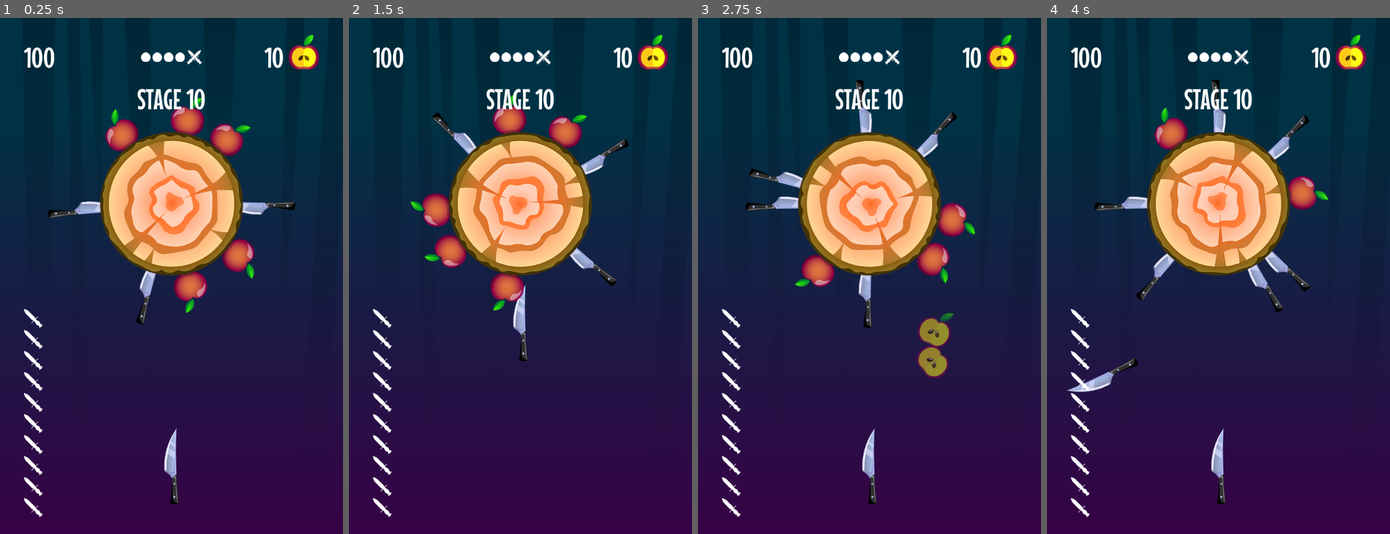
Above: before the commit, frames 1-4 (left to right).
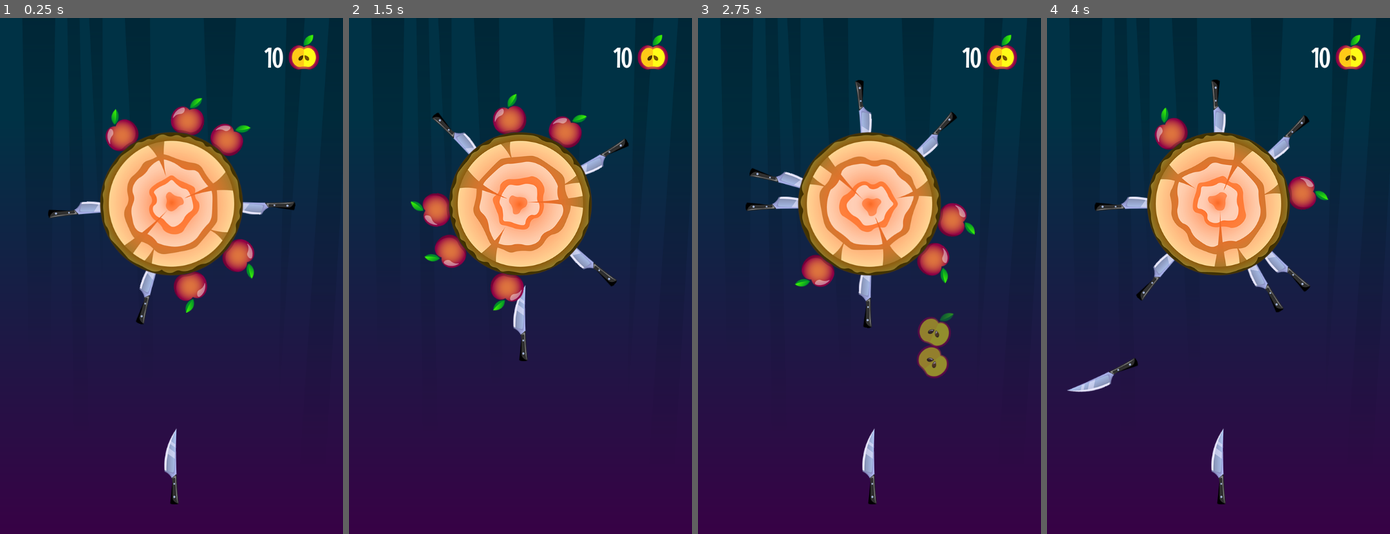
Above: after the commit, the same moments.

Repository: RillAct/Game-projects
Game: Godot game, scene res://scenes/game.tscn
Two runs of this game, one before a commit and one after it. Both use one fixed random seed, a clock stepped at 60 frames per second and the inputs below. The project has no main scene, so this scene is started directly.
Inputs (mouse positions are in pixels of both pictures, inside the frame that each line leads up to):
- Up to frame 1 (0.25 s): no input
- Up to frame 2 (1.5 s): move the mouse to (595, 250) at 0.52 s; click (595, 250) at 0.67 s; move the mouse to (451, 301) at 1.27 s; click (451, 301) at 1.42 s
- Up to frame 3 (2.75 s): move the mouse to (903, 162) at 2.02 s; click (903, 162) at 2.17 s
- Up to frame 4 (4 s): move the mouse to (1201, 379) at 2.77 s; click (1201, 379) at 2.92 s; move the mouse to (1321, 353) at 3.52 s; click (1321, 353) at 3.67 s

The runs differ from the first frame. In frame 1, 1.5% of the frame differs, in the area x 6-60%, y 5-97%; in frame 2, 1.5%; in frame 3, 1.5%; in frame 4, 1.5%.

Commit message:
added main theme

Diff:
--- a/elements/ui/hud/hud.tscn
+++ b/elements/ui/hud/hud.tscn
@@ -26,6 +26,7 @@
 anchor_bottom = 1.0
 grow_horizontal = 2
 grow_vertical = 2
+mouse_filter = 2
 theme_override_constants/margin_left = 50
 theme_override_constants/margin_top = 35
 theme_override_constants/margin_right = 50
@@ -33,16 +34,19 @@
 
 [node name="VBoxContainer" type="VBoxContainer" parent="MarginContainer" unique_id=1762828952]
 layout_mode = 2
+mouse_filter = 2
 
 [node name="HBoxContainer" type="HBoxContainer" parent="MarginContainer/VBoxContainer" unique_id=1456014477]
 layout_mode = 2
 
 [node name="Label" type="Label" parent="MarginContainer/VBoxContainer/HBoxContainer" unique_id=678826492]
+visible = false
 layout_mode = 2
 size_flags_horizontal = 3
 text = "100"
 
 [node name="HBoxContainer" type="HBoxContainer" parent="MarginContainer/VBoxContainer/HBoxContainer" unique_id=731591858]
+visible = false
 layout_mode = 2
 size_flags_horizontal = 3
 alignment = 1
@@ -89,13 +93,16 @@
 stretch_mode = 4
 
 [node name="Label" type="Label" parent="MarginContainer/VBoxContainer" unique_id=1399338802]
+visible = false
 layout_mode = 2
 text = "STAGE 10"
 horizontal_alignment = 1
 
 [node name="HBoxContainer2" type="HBoxContainer" parent="MarginContainer/VBoxContainer" unique_id=145301406]
+visible = false
 layout_mode = 2
 size_flags_vertical = 3
+mouse_filter = 2
 
 [node name="VBoxContainer" type="VBoxContainer" parent="MarginContainer/VBoxContainer/HBoxContainer2" unique_id=847344510]
 layout_mode = 2
--- /dev/null
+++ b/scenes/start_screen/start_screen.tscn
@@ -0,0 +1,79 @@
+[gd_scene format=3 uid="uid://i1rsefr3ylbm"]
+
+[ext_resource type="PackedScene" uid="uid://boyewcq0oc2xh" path="res://elements/ui/hud/hud.tscn" id="1_kxxag"]
+[ext_resource type="FontFile" uid="uid://bg4doica84toj" path="res://assets/font/MouseMemoirs-Regular.ttf" id="2_vc06n"]
+[ext_resource type="Texture2D" uid="uid://cso6wdxm7tlg8" path="res://assets/knife1.png" id="3_dn1by"]
+[ext_resource type="StyleBox" uid="uid://6gqa07wflgm8" path="res://style/button.stylebox" id="4_vc06n"]
+[ext_resource type="Texture2D" uid="uid://dl8yjyw3eu6tm" path="res://assets/gift-ico.png" id="5_u5wn7"]
+
+[node name="StartScreen" type="Control" unique_id=41630342]
+layout_mode = 3
+anchors_preset = 15
+anchor_right = 1.0
+anchor_bottom = 1.0
+grow_horizontal = 2
+grow_vertical = 2
+
+[node name="HUD" parent="." unique_id=2072568441 instance=ExtResource("1_kxxag")]
+
+[node name="MarginContainer" type="MarginContainer" parent="." unique_id=636707428]
+layout_mode = 1
+anchors_preset = 15
+anchor_right = 1.0
+anchor_bottom = 1.0
+grow_horizontal = 2
+grow_vertical = 2
+theme_override_constants/margin_left = 35
+theme_override_constants/margin_top = 150
+theme_override_constants/margin_right = 35
+theme_override_constants/margin_bottom = 50
+
+[node name="VBoxContainer" type="VBoxContainer" parent="MarginContainer" unique_id=1454742665]
+layout_mode = 2
+
+[node name="Label" type="Label" parent="MarginContainer/VBoxContainer" unique_id=1436152423]
+layout_mode = 2
+size_flags_vertical = 3
+size_flags_stretch_ratio = 2.0
+theme_override_fonts/font = ExtResource("2_vc06n")
+theme_override_font_sizes/font_size = 90
+text = " THROWING KNIFES"
+horizontal_alignment = 1
+vertical_alignment = 1
+
+[node name="CenterContainer" type="CenterContainer" parent="MarginContainer/VBoxContainer" unique_id=295884787]
+layout_mode = 2
+size_flags_vertical = 3
+
+[node name="TextureRect" type="TextureRect" parent="MarginContainer/VBoxContainer/CenterContainer" unique_id=1694146755]
+layout_mode = 2
+texture = ExtResource("3_dn1by")
+stretch_mode = 5
+
+[node name="CenterContainer2" type="CenterContainer" parent="MarginContainer/VBoxContainer" unique_id=293035674]
+layout_mode = 2
+size_flags_vertical = 3
+
+[node name="Button" type="Button" parent="MarginContainer/VBoxContainer/CenterContainer2" unique_id=1172780765]
+custom_minimum_size = Vector2(300, 0)
+layout_mode = 2
+size_flags_horizontal = 4
+theme_override_colors/font_color = Color(0.8745098, 0.2509804, 0.8745098, 1)
+theme_override_colors/font_focus_color = Color(0.9098039, 0.34117648, 0.8627451, 1)
+theme_override_colors/font_pressed_color = Color(1, 0.36078432, 1, 1)
+theme_override_colors/font_hover_color = Color(0.9490196, 0.23137255, 0.9490196, 1)
+theme_override_styles/normal = ExtResource("4_vc06n")
+theme_override_styles/normal_mirrored = ExtResource("4_vc06n")
+theme_override_styles/pressed = ExtResource("4_vc06n")
+theme_override_styles/pressed_mirrored = ExtResource("4_vc06n")
+theme_override_styles/focus = ExtResource("4_vc06n")
+text = "PLAY"
+
+[node name="CenterContainer3" type="CenterContainer" parent="MarginContainer/VBoxContainer" unique_id=886760353]
+layout_mode = 2
+size_flags_vertical = 3
+
+[node name="TextureButton" type="TextureButton" parent="MarginContainer/VBoxContainer/CenterContainer3" unique_id=1248794176]
+layout_mode = 2
+texture_normal = ExtResource("5_u5wn7")
+stretch_mode = 5
Binary file added: style/button.stylebox
